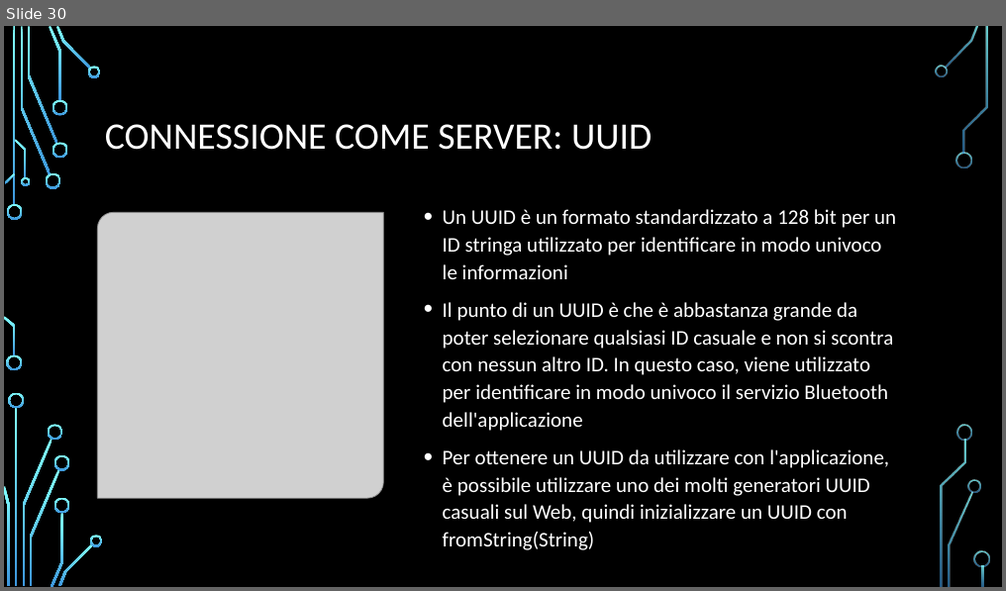
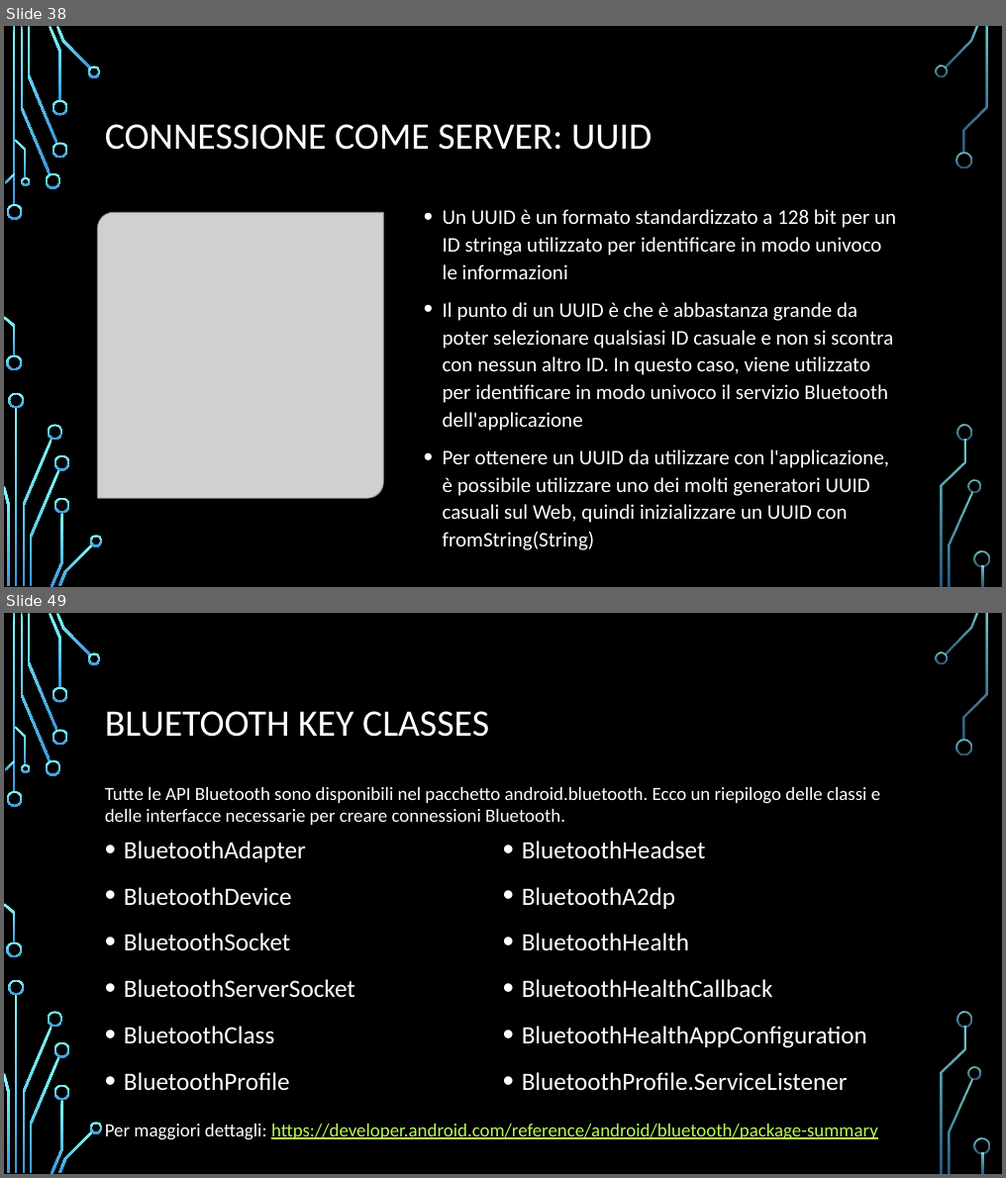
Before and after one commit to FNX-hub/ProgettoMP, a slide deck: Bluetooth.pptx. Shown one above the other, each under a label of ours: slide 30 before the commit, slides 38 and 49 after it; the slides between them are not shown. The pictures are 1006x591 and 1006x1178 pixels, drawn with LibreOffice and Linux fonts; fonts in the diff are those of the drawing; grey boxes stand for pictures; background and template pictures are left out. Boxes give left, top, right and bottom in pixels: in the first picture for what was removed or moved away, otherwise in the second. Text is boxed around its words. In the diff, an @@ line names an element or a change of style, - is before the commit and + after.

```diff
--- a/Bluetooth.pptx
+++ b/Bluetooth.pptx
@@ slide 49 added at (x1=4, y1=613, x2=1002, y2=1174), background picture (left out); not listed: 36 template elements that a slide beside it also shows @@
@@ title added at (x1=105, y1=711, x2=489, y2=737), 36 pt, text #FFFFFF @@
+BLUETOOTH KEY CLASSES
@@ text added at (x1=105, y1=787, x2=880, y2=825), 18 pt, text #FFFFFF @@
+Tutte le API Bluetooth sono disponibili nel pacchetto android.bluetooth. Ecco un riepilogo delle classi e delle interfacce necessarie per creare connessioni Bluetooth.
@@ text added at (x1=124, y1=841, x2=867, y2=1091), 24 pt, text #FFFFFF @@
+• BluetoothAdapter
+• BluetoothDevice
+• BluetoothSocket
+• BluetoothServerSocket
+• BluetoothClass
+• BluetoothProfile
+• BluetoothHeadset
+• BluetoothA2dp
+• BluetoothHealth
+• BluetoothHealthCallback
+• BluetoothHealthAppConfiguration
+• BluetoothProfile.ServiceListener
@@ text added at (x1=105, y1=1124, x2=878, y2=1141), 18 pt, text #B8FA56, underline @@
+Per maggiori dettagli: https://developer.android.com/reference/android/bluetooth/package-summary
@@ what was slide 30 is now slide 38 @@
```
Also in this commit, not shown: 1 slide changed, 10 other slides added.
